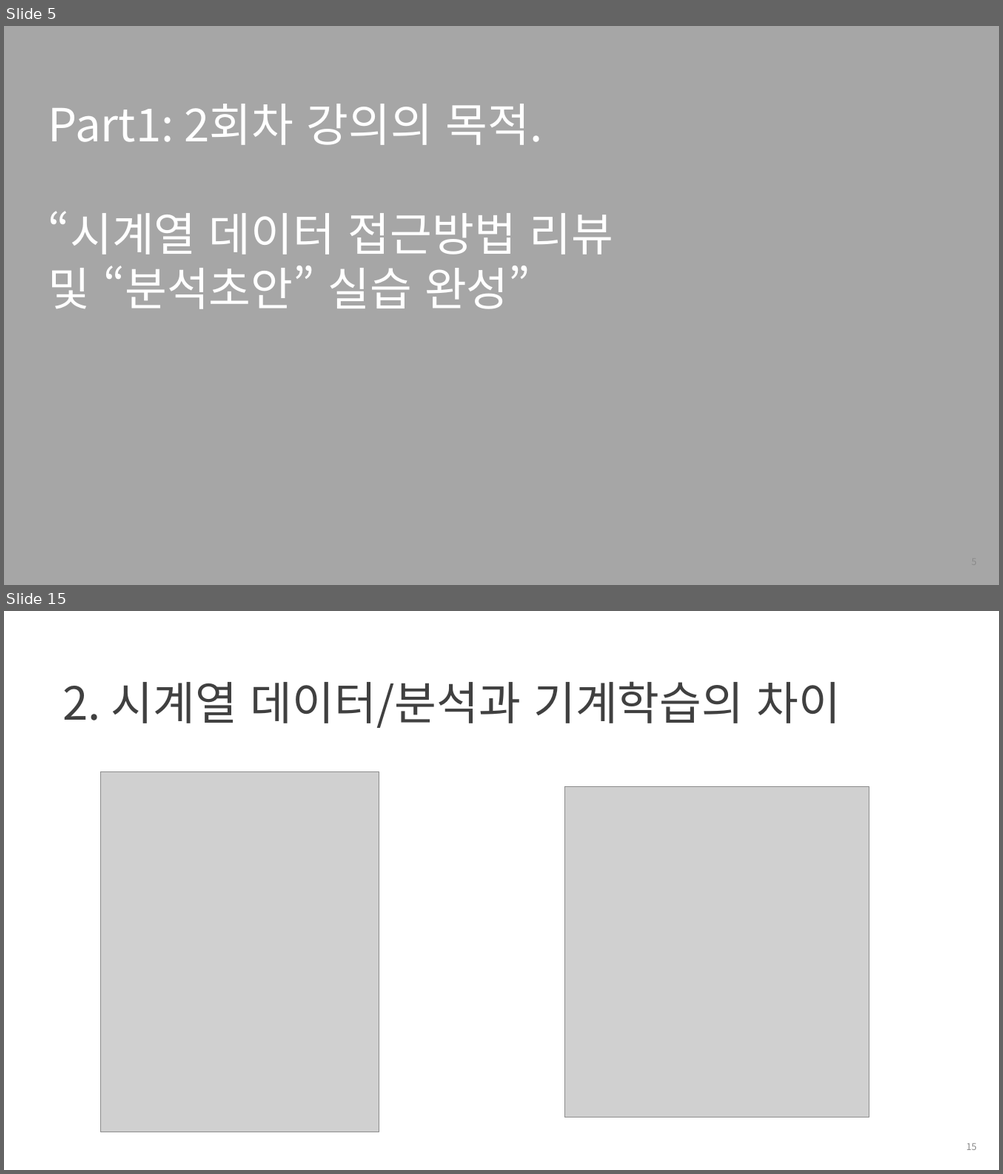
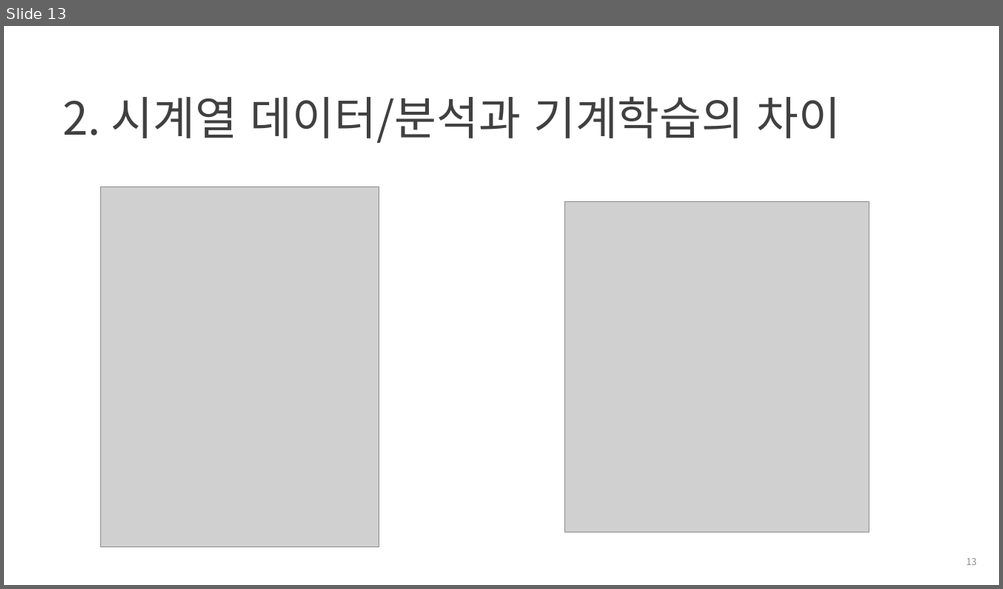
Before and after one commit to heycwkim/TimeSeriesAnalysis, a slide deck: Shared/[패스트캠퍼스] 2강의자료_김경원박사.pptx. Shown one above the other, each under a label of ours: slides 5 and 15 before the commit, slide 13 after it; the slides between them are not shown. The pictures are 1003x1174 and 1003x589 pixels, drawn with LibreOffice and Linux fonts; fonts in the diff are those of the drawing; grey boxes stand for pictures; background and template pictures are left out. Boxes give left, top, right and bottom in pixels: in the first picture for what was removed or moved away, otherwise in the second. Text is boxed around its words. In the diff, an @@ line names an element or a change of style, - is before the commit and + after.

```diff
--- a/Shared/[패스트캠퍼스] 2강의자료_김경원박사.pptx
+++ b/Shared/[패스트캠퍼스] 2강의자료_김경원박사.pptx
@@ slide 5 removed at <box>4,26,999,585</box>, background #A6A6A6 @@
@@ text removed at <box>48,104,613,309</box> @@
-Part1: 2회차 강의의 목적.
-“시계열 데이터 접근방법 리뷰
-및 “분석초안” 실습 완성”
@@ page number removed at <box>754,547,985,577</box> @@
-5
@@ what was slide 15 is now slide 13 @@
```
Also in this commit, not shown: 13 slides changed, 1 slide added, 16 other slides removed, 11 other files.
